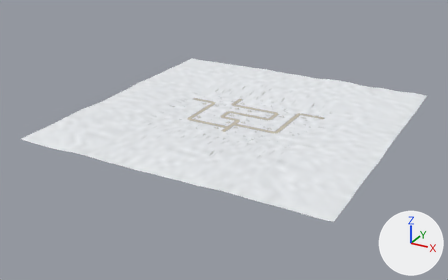
Renders of the glTF model assets/models/level_4_terrain.glb from each side of a commit.
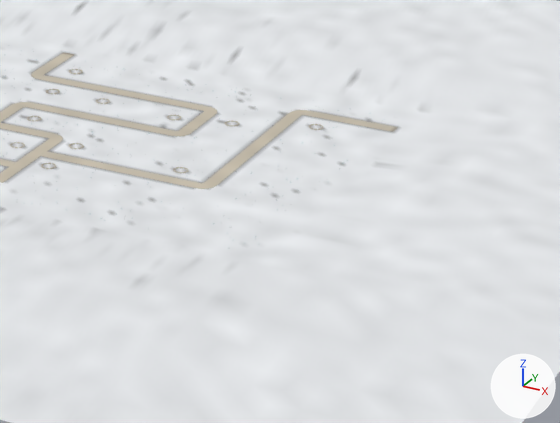
The first picture shows the older version from a camera (50 mm lens) standing at (80.9, -158.4, 70.6) and looking at (-3.4, -5.2, -6.0). The close-ups show the older and then the newer version on the part from 50% to 81% of the width and 31% to 69% of the height of that picture. Only the edits that show in the close-ups are written down. Every picture has the same lights, and +X, +Y and +Z are marked at lower right. Objects named as collision shapes, trigger or cutter boxes, shadow casters or lower levels of detail are left out. Where no turn or scale is listed for an object, it has been applied to the vertices. Vertices at exactly the same position are counted once.

Before the edit, the objects in view are built like this:
```python
me_terrain_003 = bpy.data.meshes.new('Terrain.003')
me_terrain_003.from_pydata(...)  # 13673 vertices, 26220 faces; spans x -46.0..46.0, y -46.0..46.0, z 0.0..1.3
me_terrain_003.materials.append(mat_tg_palette)
ob_terrain = bpy.data.objects.new('Terrain', me_terrain_003)
ob_terrain.location = (0.0, 0.0, 0.0)
```
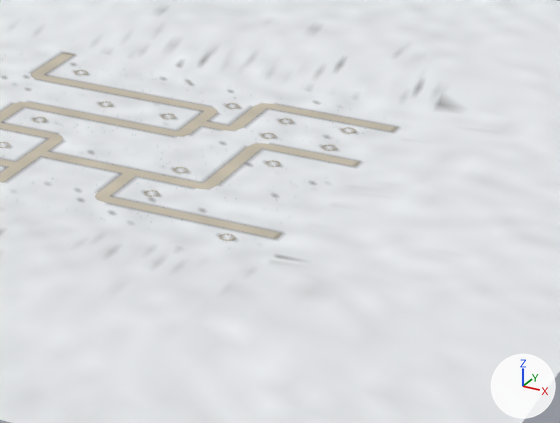
Where the change shows, as pixel boxes (x1, y1, x2, y2) in the close-ups (560 x 423 px):
part 1 of me_terrain_003, added
    after: (95, 172, 282, 239)
part 2 of me_terrain_003, reshaped
    before: (248, 110, 360, 149)
    after: (201, 103, 361, 166)
part 3 of me_terrain_003, edited (looks the same)
    both: (0, 0, 520, 320)

The change, as a list of edits to the scene's bpy script:
```text
Change me_terrain_003:
    used by ob_terrain; location = (0.0, 0.0, 0.0)
    remove me_terrain_003.from_pydata(...)  # 13673 vertices, 26220 faces; spans x -46.0..46.0, y -46.0..46.0, z 0.0..1.3
    add me_terrain_003.from_pydata(...)  # 14219 vertices, 27132 faces; spans x -46.0..46.0, y -46.0..46.0, z 0.0..1.3
    me_terrain_003 part 1: a new loose piece of 308 vertices spanning x 7.4..22.2, y -11.6..-5.5, z 0.0, in mat_tg_palette
    me_terrain_003 part 2: 72 vertices moved from x 13.4..18.5, y 3.8..12.6, z 0.0 to x 11.7..18.5, y 3.3..12.6, z 0.0; 142 vertices removed from x 13.4..14.8, y 3.8..12.4, z 0.0; 380 vertices added at x 8.0..22.2, y 3.4..12.6, z 0.0
    me_terrain_003 part 3: 3168 kept faces spanning x -30.0..36.0, y -30.0..30.0, z 0.0..1.2 get new vertex colours
```
